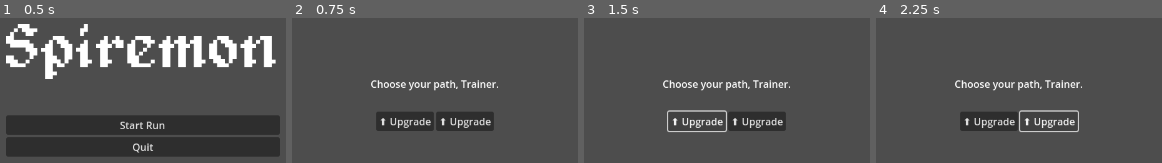
Above: before the commit, frames 1-4 (left to right).
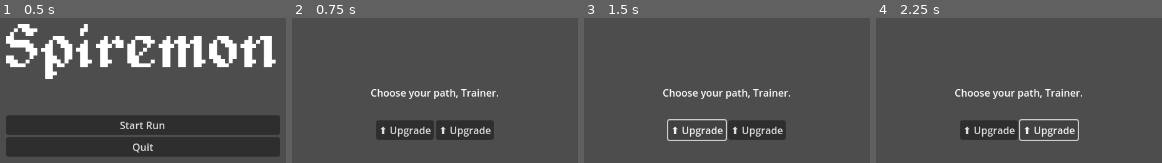
Above: after the commit, the same moments.

Repository: Thanushan925/Spiremon
Game: Godot game, scene res://scenes/main_menu/main_menu.tscn
Two runs of this game, one before a commit and one after it. Both use one fixed random seed, a clock stepped at 60 frames per second and the inputs below.
Inputs:
- Up to frame 1 (0.5 s): no input
- Up to frame 2 (0.75 s): click "Start Run" at 0.5 s
- Up to frame 3 (1.5 s): click "⬆ Upgrade" at 1.25 s
- Up to frame 4 (2.25 s): click "⬆ Upgrade" at 2 s

Frame 1 is identical in both runs. In frame 2, 8.2% of the frame differs, in the area x 27-73%, y 42-85%; in frame 3, 7.0%; in frame 4, 7.0%.

Commit message:
Added reusable dynamic map feedback message system

Diff:
--- a/scenes/map/map_scene.gd
+++ b/scenes/map/map_scene.gd
@@ -11,6 +11,7 @@
 	$CenterContainer/VBoxContainer/HBoxContainer/Option2,
 	$CenterContainer/VBoxContainer/HBoxContainer/Option3
 ]
+@onready var status_message = $CenterContainer/VBoxContainer/StatusMessage
 
 var current_nodes = []
 var run_depth = 0
@@ -19,7 +20,7 @@
 func _ready() -> void:
 	generate_nodes()
 	setup_buttons()
-
+	refresh_map_message()
 
 # Called every frame. 'delta' is the elapsed time since the previous frame.
 func _process(_delta: float) -> void:
@@ -63,6 +64,12 @@
 			return "⬆ Upgrade"
 	return "Unknown"
 
+func show_map_message(text: String):
+	status_message.text = text
+
+func refresh_map_message():
+	status_message.text = RunManager.consume_map_message()
+
 func on_node_selected(node_type):
 	RunManager.run_depth += 1
 
@@ -71,8 +78,11 @@
 			get_tree().change_scene_to_file("res://scenes/battle/battle_scene.tscn")
 		NodeType.HEAL:
 			RunManager.player_hp = RunManager.max_player_hp
-			print("Healed to full HP")
+			RunManager.set_map_message(
+				RunManager.build_heal_message(RunManager.player_hp, RunManager.max_player_hp)
+			)
 			generate_nodes()
 			setup_buttons()
+			refresh_map_message()
 		NodeType.UPGRADE:
 			print("Upgrade selected")
--- a/scenes/map/map_scene.tscn
+++ b/scenes/map/map_scene.tscn
@@ -17,6 +17,10 @@
 [node name="VBoxContainer" type="VBoxContainer" parent="CenterContainer"]
 layout_mode = 2
 alignment = 1
+
+[node name="StatusMessage" type="Label" parent="CenterContainer/VBoxContainer"]
+layout_mode = 2
+horizontal_alignment = 1
 
 [node name="Message" type="Label" parent="CenterContainer/VBoxContainer"]
 layout_mode = 2
--- a/scripts/battle/replace_move_scene.gd
+++ b/scripts/battle/replace_move_scene.gd
@@ -31,7 +31,14 @@
 	new_move_label.text = "New Move: " + new_move.name
 
 func _on_replace_selected(index):
+	var old_move_name = RunManager.player_moves[index].name
+	var new_move_name = new_move.name
+
 	RunManager.player_moves[index] = new_move
 	RunManager.pending_move = null
 
+	RunManager.set_map_message(
+		RunManager.build_replaced_move_message(old_move_name, new_move_name)
+	)
+
 	get_tree().change_scene_to_file("res://scenes/map/map_scene.tscn")
--- a/scripts/battle/reward_scene.gd
+++ b/scripts/battle/reward_scene.gd
@@ -46,7 +46,13 @@
 	RunManager.add_move(move)
 
 	if RunManager.pending_move == null:
+		RunManager.set_map_message(
+			RunManager.build_learned_move_message(move.name)
+		)
 		get_tree().change_scene_to_file("res://scenes/map/map_scene.tscn")
 
 func _on_skip_pressed():
+	RunManager.set_map_message(
+		RunManager.build_skipped_reward_message()
+	)
 	get_tree().change_scene_to_file("res://scenes/map/map_scene.tscn")
--- a/scripts/core/run_manager.gd
+++ b/scripts/core/run_manager.gd
@@ -5,6 +5,7 @@
 var pending_move: Move = null
 var max_player_hp = 30
 var player_hp = 30
+var map_message = ""
 
 func reset_run():
 	run_depth = 0
@@ -12,6 +13,30 @@
 	player_hp = max_player_hp
 	player_moves.clear()
 	pending_move = null
+	map_message = ""
+
+func set_map_message(message: String):
+	map_message = message
+
+func consume_map_message() -> String:
+	var message = map_message
+	map_message = ""
+	return message
+
+func build_heal_message(current_hp: int, max_hp: int) -> String:
+	return "Healed to full HP: " + str(current_hp) + "/" + str(max_hp)
+
+func build_learned_move_message(move_name: String) -> String:
+	return "Learned move: " + move_name
+
+func build_skipped_reward_message() -> String:
+	return "Skipped reward."
+
+func build_replaced_move_message(old_move_name: String, new_move_name: String) -> String:
+	return "Replaced " + old_move_name + " with " + new_move_name
+
+func build_recruited_spiremon_message(spiremon_name: String) -> String:
+	return "New Spirémon joined: " + spiremon_name
 
 func add_move(move: Move):
 	if player_moves.size() < 4:
